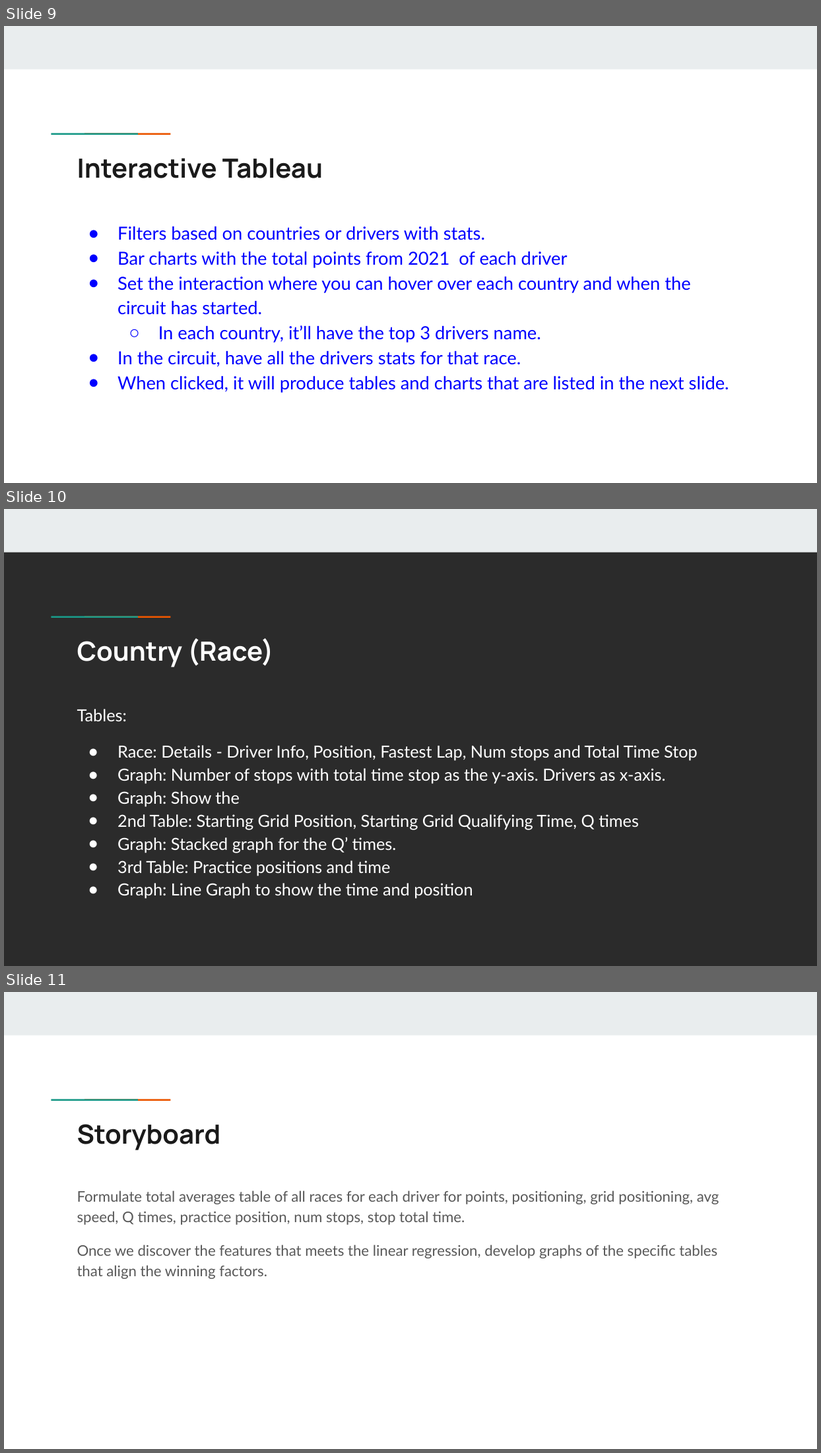
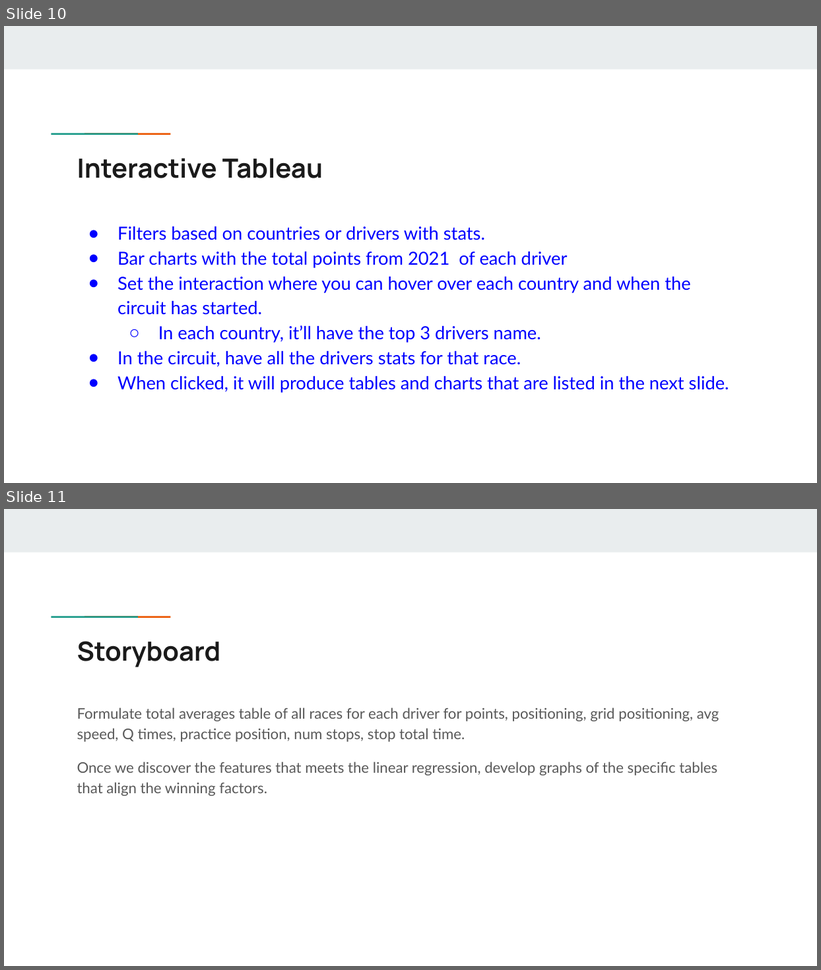
Before and after one commit to Spakicey/2022-Formula1-Analysis, a slide deck: Final Project.pptx. Shown one above the other, each under a label of ours: slides 9, 10 and 11 before the commit, slides 10 and 11 after it. The pictures are 821x1453 and 821x970 pixels, drawn with LibreOffice and Linux fonts; fonts in the diff are those of the drawing; background and template pictures are left out; a plain dark background stands for a picture behind light text. Boxes give left, top, right and bottom in pixels: in the first picture for what was removed or moved away, otherwise in the second. Text is boxed around its words. In the diff, an @@ line names an element or a change of style, - is before the commit and + after.

```diff
--- a/Final Project.pptx
+++ b/Final Project.pptx
@@ slide 10 removed at <box>4,509,817,966</box>, background picture (left out); not listed: 3 template elements that a slide beside it also shows @@
@@ title removed at <box>77,638,274,667</box> @@
-Country (Race)
@@ text removed at <box>77,709,698,899</box> @@
-Tables:
-● Race: Details - Driver Info, Position, Fastest Lap, Num stops and Total Time Stop
-● Graph: Number of stops with total time stop as the y-axis. Drivers as x-axis.
-● Graph: Show the
-● 2nd Table: Starting Grid Position, Starting Grid Qualifying Time, Q times
-● Graph: Stacked graph for the Q’ times.
-● 3rd Table: Practice positions and time
-● Graph: Line Graph to show the time and position
@@ what was slide 9 is now slide 10 @@
```
Also in this commit, not shown: 1 slide added.
